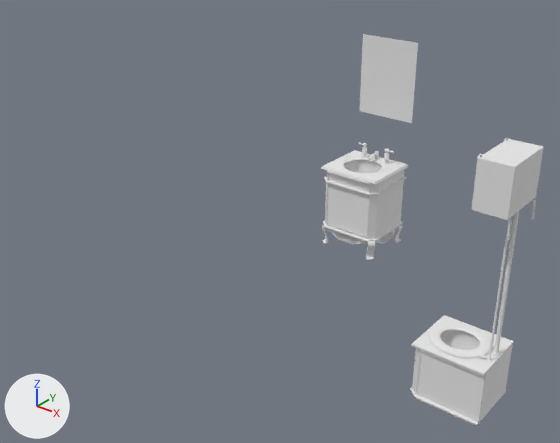
Two versions of the Blender file Assets/models/floor_2/bathroom_e/sink.blend, one commit apart.
Rendered twice from a 50 mm camera at (6.7, -17.5, 13.5) aimed at (-8.2, 1.2, 1.9). Every picture has the same lights, and +X, +Y and +Z are marked at lower left.

Objects in the first picture: 'Plane.004', 'base', 'base.001', 'base.002', 'base_top', 'bowl', 'new_toilet_seat', 'pipe_n.002', 'tank', 'top', 'trim_front_legs'.
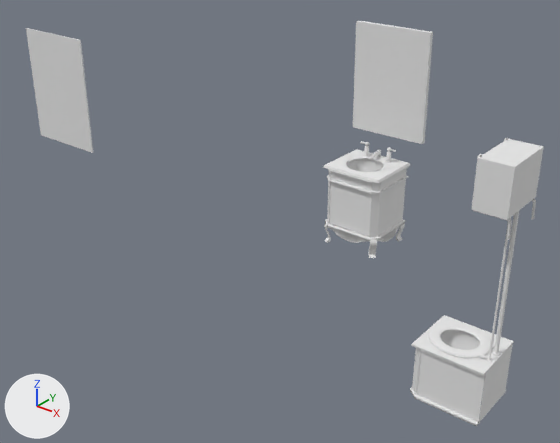
ob_sink is not drawn itself; it is the parent of ob_plane_003, ob_plane_002, ob_plane_001, ob_plane, ob_trim_front_legs, ob_top, ob_basin, ob_pipes_001.

Diff of the bpy script that builds the scene:
```diff
--- a/Assets/models/floor_2/bathroom_e/sink.blend.py
+++ b/Assets/models/floor_2/bathroom_e/sink.blend.py
@@ mat_mirror @@
+mat_mirror = diffuse_material('mirror')
+mat_mirror.base_color = (0.8, 0.8, 0.8)  # white #e7e7e7
@@ me_plane_006_1 @@
+me_plane_006_1.from_pydata(...)  # a box spanning x -1.0..1.0, y -1.0..1.0, z 0.0..0.17
+me_plane_006_1.materials.append(mat_mirror)  # its picture is missing
@@ me_cube_006 @@
+me_cube_006.from_pydata(...)  # a box spanning x -1.0..1.0, y -1.0..1.0, z -1.0..1.0
@@ ob_sink @@
 ob_sink = bpy.data.objects.new('sink', None)
-ob_sink.location = (-7.3, 4.766, 3.087)
+ob_sink.location = (-7.3, 4.916, 3.087)
 ob_sink.rotation_euler = (0.0, 0.0, 1.571)  # degrees (0, 0, 90)
@@ ob_plane_004 @@
 ob_plane_004 = bpy.data.objects.new('Plane.004', me_plane_006)
+ob_plane_004.parent = ob_mirror
+ob_plane_004.matrix_parent_inverse = Matrix(((0.667, 0.0, 0.0, 4.867), (0.0, 0.0, 0.5, -3.0), (0.0, -1.0, 0.0, 6.121), (0.0, 0.0, 0.0, 1.0)))
 ob_plane_004.location = (-7.3, 6.121, 6.023)
@@ ob_mirror @@
+ob_mirror = bpy.data.objects.new('mirror', me_plane_006_1)
+ob_mirror.location = (-7.3, 6.43, 5.83)
+ob_mirror.rotation_euler = (1.588, 0.0, 0.0)  # degrees (91, 0, 0)
+ob_mirror.scale = (1.5, 2.0, 1.0)
@@ ob_cube @@
+ob_cube = bpy.data.objects.new('Cube', me_cube_006)
+ob_cube.location = (-16.25, -1.37, 5.66)
+ob_cube.scale = (1.5, 0.025, 2.0)
```

Where the change shows, as pixel boxes (x1, y1, x2, y2) in the pictures (560 x 443 px):
'mirror', added: after (353, 21, 433, 144)
'Cube', added: after (26, 28, 93, 153)
'Plane.004', moved (not visible afterwards): before (359, 34, 418, 123)
'base.002', moved: before (327, 184, 369, 238); after (330, 182, 372, 236)
'base', moved: before (329, 170, 405, 238); after (331, 169, 407, 236)
'top', moved: before (321, 150, 408, 184); after (323, 149, 410, 183)
'trim_front_legs', moved: before (325, 172, 379, 239); after (327, 171, 381, 238)
'trim_bottom', moved: before (323, 220, 404, 242); after (325, 219, 406, 240)
'basin', moved: before (344, 161, 381, 173); after (347, 160, 384, 172)
'trim_top.001', moved: before (324, 177, 407, 195); after (327, 175, 409, 194)
'bottom_trim_center', moved: before (325, 228, 368, 244); after (328, 227, 370, 243)
'trim_top', moved: before (326, 167, 407, 184); after (328, 166, 409, 183)
'leg_rear_left', moved: before (366, 241, 375, 260); after (368, 240, 377, 258)
'bottom_trim_right', moved: before (375, 228, 397, 244); after (377, 226, 400, 242)
'leg_rear_right', moved: before (394, 225, 403, 243); after (396, 224, 405, 241)
'leg_front_left', moved: before (322, 225, 328, 244); after (324, 225, 331, 243)
'pipe_connector_n.000', moved: before (362, 147, 367, 155); after (364, 146, 369, 154)
'pipe_connector_n.001', moved: before (384, 153, 389, 161); after (386, 152, 391, 159)
'spout.001', moved: before (369, 153, 378, 161); after (371, 152, 380, 159)
'connecting_pipe.001', moved: before (375, 151, 379, 158); after (377, 150, 381, 157)
'handle_ball_n.001', moved: before (385, 148, 389, 153); after (387, 147, 391, 152)
'handle_ball_n.000', moved: before (363, 143, 367, 147); after (365, 142, 369, 146)
'pipe_n.001', moved (not visible before): after (386, 159, 391, 162)
